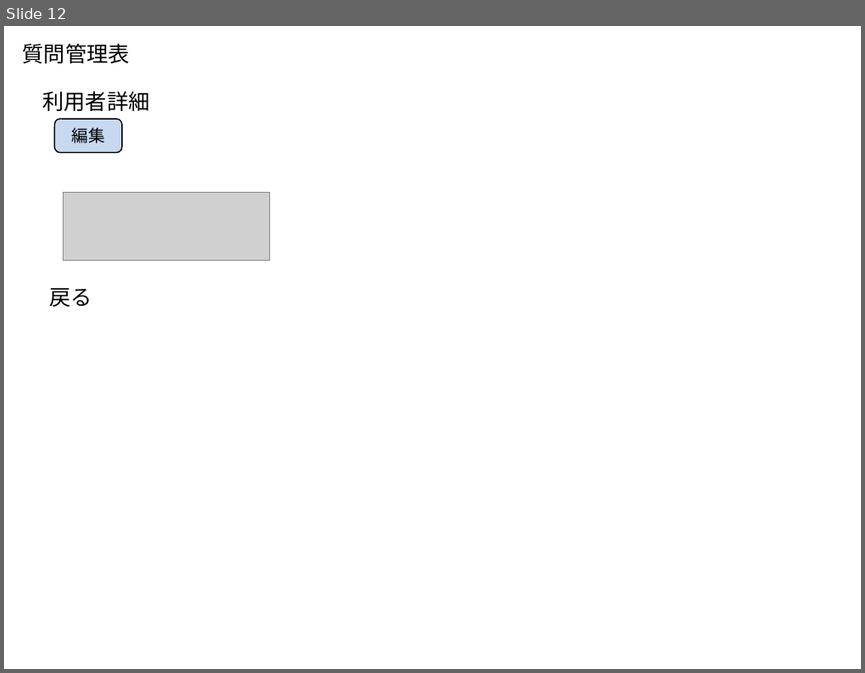
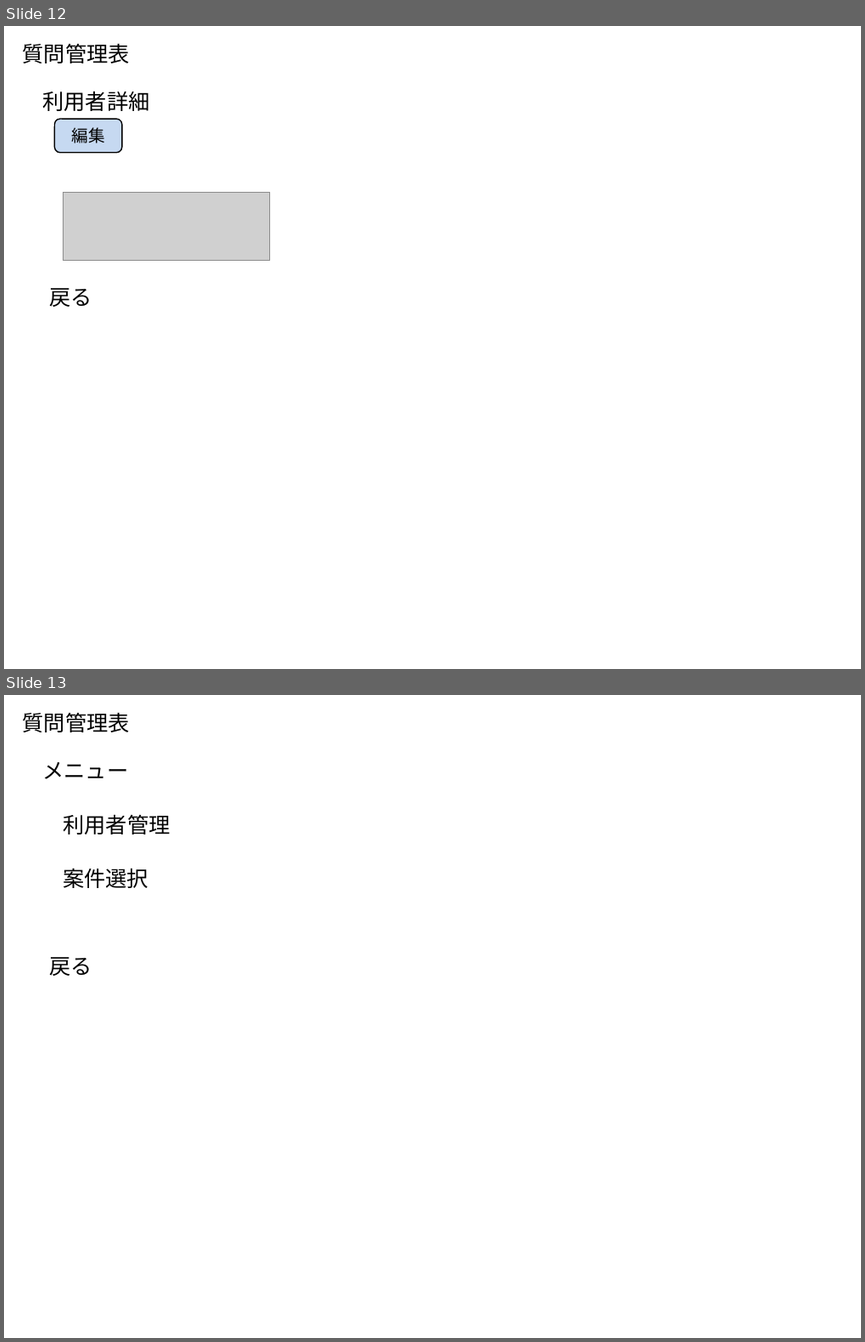
Before and after one commit to t-shimada/qa-docs, a slide deck: 画面一覧.pptx. Shown one above the other, each under a label of ours: slide 12 before the commit, slides 12 and 13 after it. The pictures are 865x673 and 865x1342 pixels, drawn with LibreOffice and Linux fonts; fonts in the diff are those of the drawing; grey boxes stand for pictures. Boxes give left, top, right and bottom in pixels: in the first picture for what was removed or moved away, otherwise in the second. Text is boxed around its words. In the diff, an @@ line names an element or a change of style, - is before the commit and + after.

Commit message:
案件管理の追加に伴ってドキュメントを修正

```diff
--- a/画面一覧.pptx
+++ b/画面一覧.pptx
@@ slide 13 added at <box>4,695,861,1338</box>, background #FFFFFF @@
@@ text added at <box>23,712,130,732</box>, 18 pt, text #000000 @@
+質問管理表
@@ text added at <box>43,762,129,779</box>, 18 pt, text #000000 @@
+メニュー
@@ text added at <box>63,814,170,834</box>, 18 pt, text #000000 @@
+利用者管理
@@ text added at <box>63,868,148,888</box>, 18 pt, text #000000 @@
+案件選択
@@ text added at <box>49,957,92,975</box>, 18 pt, text #000000 @@
+戻る
```
Also in this commit, not shown: 5 other slides added, 3 other files.
